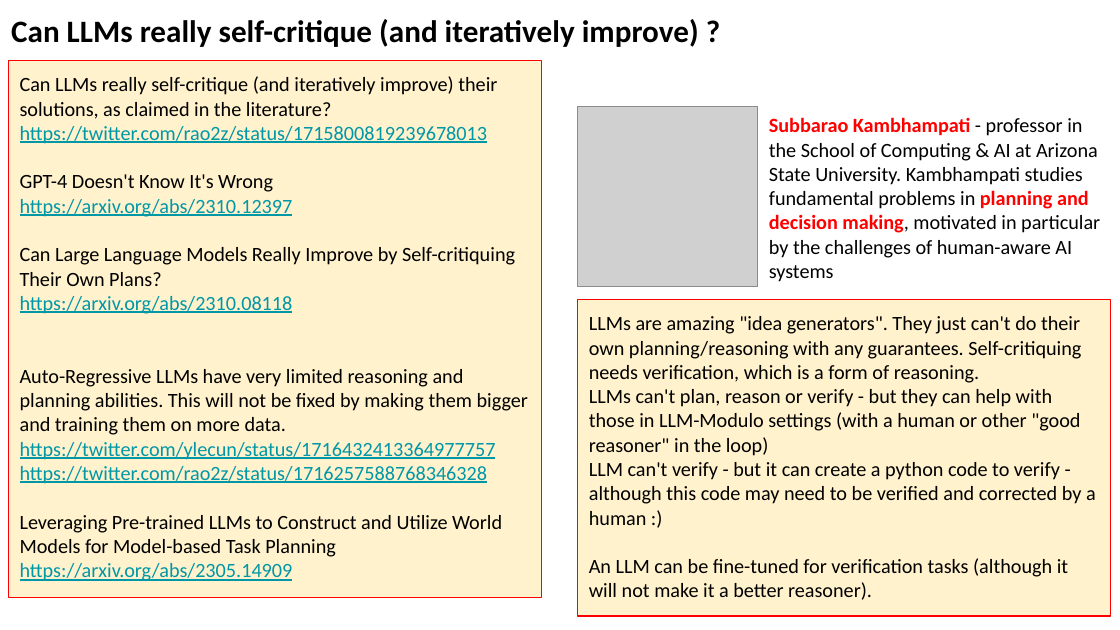
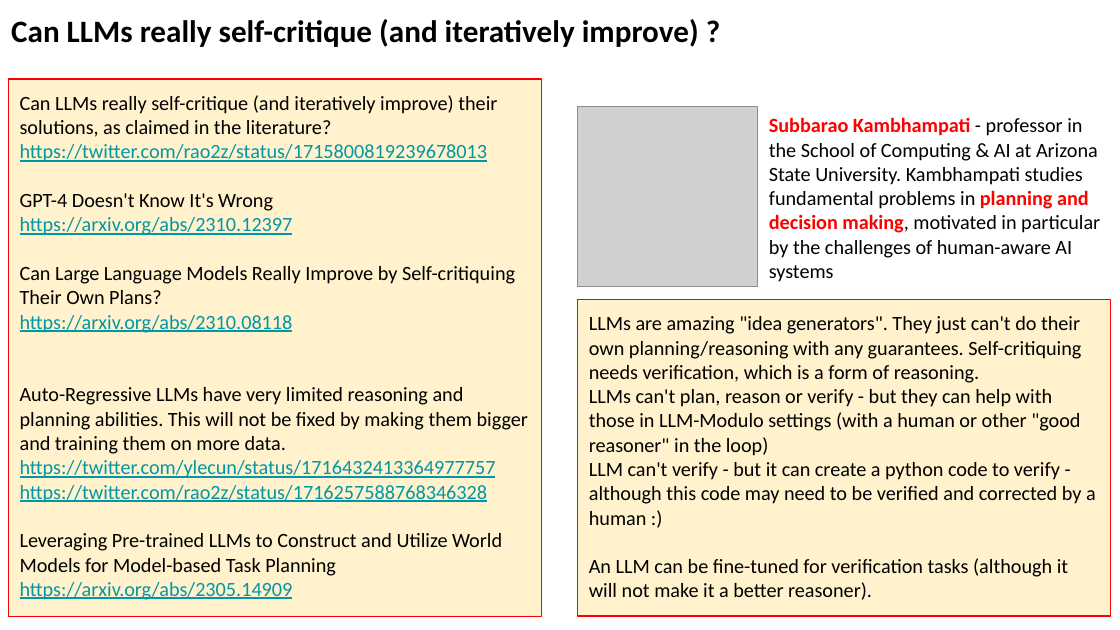
Before and after one commit to vitalmix/seminar, a slide deck: slide 14 of 2023/2023-10-27-AI-Updates.pptx (slide 12 before the commit). Drawn at 1120x630 pixels with LibreOffice and Linux fonts; fonts in the diff are those of the drawing; grey boxes stand for pictures. Boxes give left, top, right and bottom in pixels: in the first picture for what was removed or moved away, otherwise in the second. Text is boxed around its words. In the diff, an @@ line names an element or a change of style, - is before the commit and + after.

```diff
--- a/2023/2023-10-27-AI-Updates.pptx
+++ b/2023/2023-10-27-AI-Updates.pptx
@@ rectangle "Can LLMs really self-critique (and ..." moved from (x1=8, y1=60, x2=541, y2=598) to (x1=8, y1=80, x2=541, y2=617) @@
```
Also in this commit, not shown: 10 other slides changed, 7 slides added, 3 slides removed.
